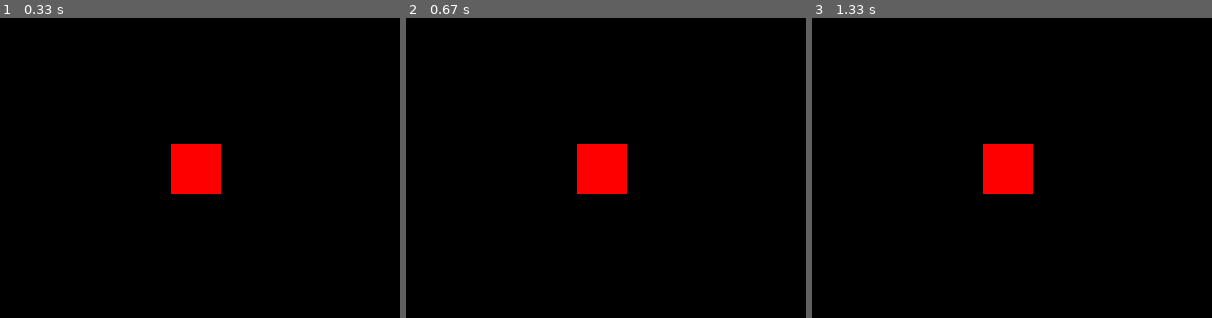
Above: before the commit, frames 1-3 (left to right).
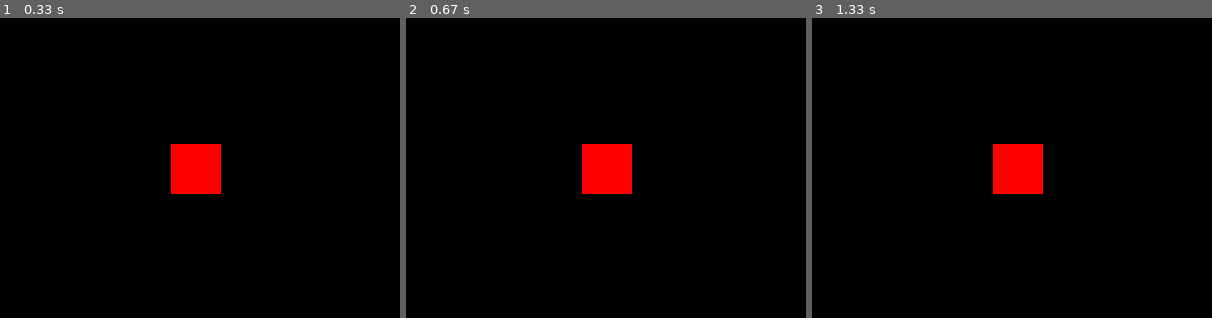
Above: after the commit, the same moments.

Repository: teacherRay/pygameFallingBlocks
Game: pygame game, started from main.py
The game is run twice, just before and just after one commit, with the same random seed, the same clock (stepped at 60 frames per second) and the same inputs.
Inputs:
- Up to frame 1 (0.33 s): no input
- Up to frame 2 (0.67 s): hold Right from 0.33 s (still down)
- Up to frame 3 (1.33 s): release Right at 0.8 s; hold Right 0.83-1.3 s
The pictures show only the part of the screen within x 29-79%, y 29-79%; the shares and areas given below are measured in that part.

Frame 1 is identical in both runs. In frame 2, 0.4% of the frame differs, in the area x 42-57%, y 42-59%; in frame 3, 0.8%, in the area x 42-58%, y 42-59%.

Commit message:
4. Moving cube

Diff:
--- a/main.py
+++ b/main.py
@@ -21,6 +21,19 @@
         if event.type == pygame.QUIT:
             sys.exit()
 
+        if event.type == pygame.KEYDOWN:
+
+                x = player_pos[0]
+                y = player_pos[1]
+
+                if event.key == pygame.K_LEFT:
+                    x -= 5
+                elif event.key == pygame.K_RIGHT:
+                    x += 5
+                player_pos = [x,y]
+
+    screen.fill((0,0,0))
+
     pygame.draw.rect(screen, RED, (player_pos[0], player_pos[1], player_size, player_size))
 
     pygame.display.update()
